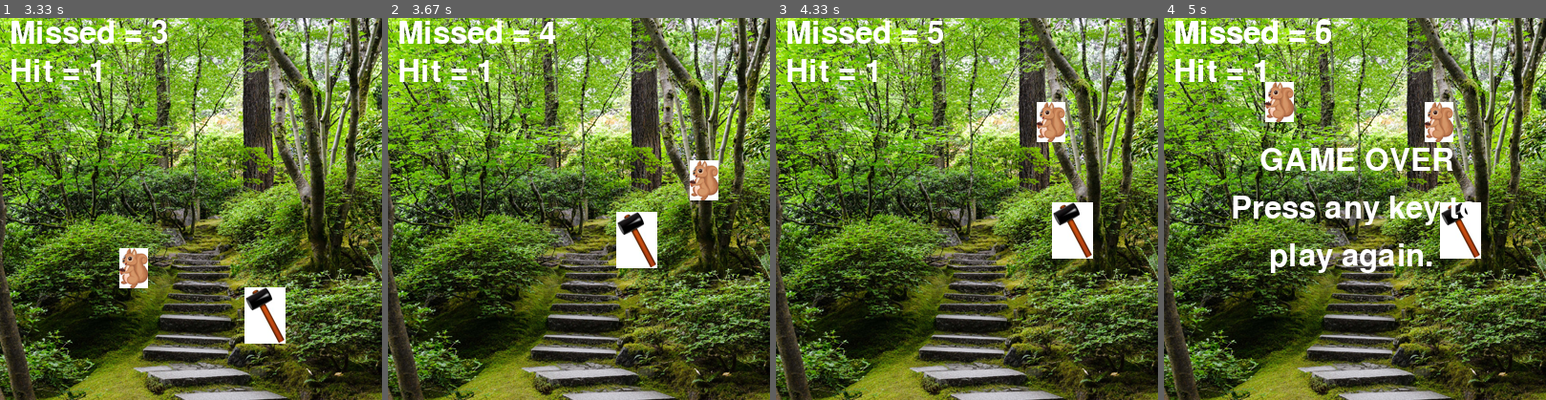
Above: before the commit, frames 1-4 (left to right).
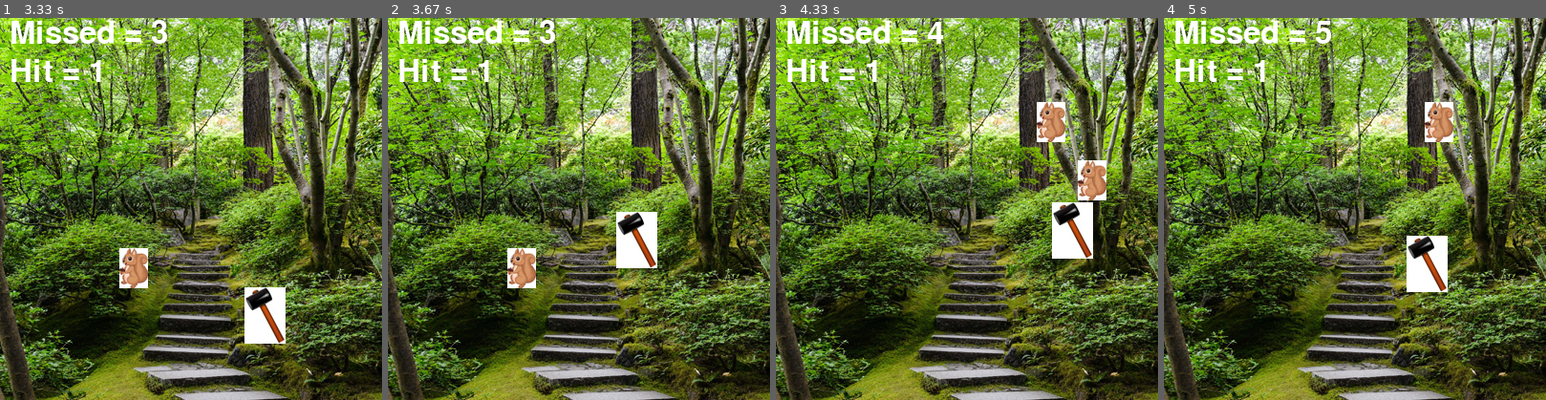
Above: after the commit, the same moments.

Repository: ihrom/HammerTimePygame
Game: pygame game, started from hammertime.py
The game is run twice, just before and just after one commit, with the same random seed, the same clock (stepped at 60 frames per second) and the same inputs.
Inputs (mouse positions are in pixels of both pictures, inside the frame that each line leads up to):
- Up to frame 1 (3.33 s): tap Enter at 0.33 s; press the mouse at (236, 243) at 0.7 s; move the mouse to (160, 155) at 0.8 s; release the mouse at (91, 67) at 0.93 s; click (141, 235) at 1.08 s; press the mouse at (236, 243) at 1.53 s; move the mouse to (271, 220) at 1.63 s; release the mouse at (309, 201) at 1.77 s; press the mouse at (236, 243) at 1.87 s; move the mouse to (255, 178) at 1.97 s; release the mouse at (275, 117) at 2.1 s; press the mouse at (236, 243) at 2.2 s; move the mouse to (141, 178) at 2.3 s; release the mouse at (49, 117) at 2.43 s; press the mouse at (236, 243) at 2.53 s; move the mouse to (206, 293) at 2.63 s; release the mouse at (175, 342) at 2.77 s; click (320, 319) at 2.88 s; press the mouse at (320, 319) at 3.2 s; move the mouse to (263, 315) at 3.3 s
- Up to frame 2 (3.67 s): release the mouse at (594, 312) at 3.43 s; press the mouse at (708, 319) at 3.53 s; move the mouse to (636, 239) at 3.63 s
- Up to frame 3 (4.33 s): release the mouse at (951, 159) at 3.77 s; press the mouse at (1096, 319) at 3.87 s; move the mouse to (1012, 197) at 3.97 s; release the mouse at (928, 75) at 4.1 s; click (1073, 231) at 4.22 s
- Up to frame 4 (5 s): press the mouse at (1461, 231) at 4.53 s; move the mouse to (1435, 216) at 4.63 s; release the mouse at (1412, 209) at 4.77 s; press the mouse at (1461, 231) at 4.87 s; move the mouse to (1427, 262) at 4.97 s

Frame 1 is identical in both runs. In frame 2, 1.7% of the frame differs, in the area x 31-87%, y 0-71%; in frame 3, 0.9%; in frame 4, 8.3%, in the area x 3-83%, y 0-72%.

Commit message:
Added mouse click as part of hitting squirrel.

Diff:
--- a/hammertime.py
+++ b/hammertime.py
@@ -1,12 +1,10 @@
 # Hammer Time
-# by Ivan H.
-# May 21, 2014
+# by Ivan Hromada and Derek Uskert
 
 import pygame, sys, random
 from pygame.locals import *
 
 TEXTCOLOR = (255,255,255)
-BACKGROUNDCOLOR = (0,0,0)
 
 def presstostart():
     while True:
@@ -61,54 +59,25 @@
     randomTimer = 0
 
     while True:
+        gameClock.tick(30)
+        swing = 0
+
         for event in pygame.event.get():
             if event.type == QUIT:
                 pygame.quit()
                 sys.exit()
-
-            if event.type == KEYDOWN:
-                if event.key == K_LEFT or event.key == ord('a'):
-                    moveRight = False
-                    moveLeft = True
-                if event.key == K_RIGHT or event.key == ord('d'):
-                    moveLeft = False
-                    moveRight = True
-                if event.key == K_UP or event.key == ord('w'):
-                    moveDown = False
-                    moveUp = True
-                if event.key == K_DOWN or event.key == ord('s'):
-                    moveUp = False
-                    moveDown = True
-
             if event.type == KEYUP:
                 if event.key == K_ESCAPE:
                     pygame.quit()
                     sys.exit()
 
-                if event.key == K_LEFT or event.key == ord('a'):
-                    moveLeft = False
-                if event.key == K_RIGHT or event.key == ord('d'):
-                    moveRight = False
-                if event.key == K_UP or event.key == ord('w'):
-                    moveUp = False
-                if event.key == K_DOWN or event.key == ord('s'):
-                    moveDown = False
-
             if event.type == MOUSEMOTION:
                 hammerRect.move_ip(event.pos[0] - hammerRect.centerx, event.pos[1] - hammerRect.centery)
-
-        if moveUp and hammerRect.top > 0:
-            hammerRect.move_ip(0,-5)
-        if moveRight and hammerRect.right < 400:
-            hammerRect.move_ip(5,0)
-        if moveDown and hammerRect.bottom < 400:
-            hammerRect.move_ip(0,5)
-        if moveLeft and hammerRect.left > 0:
-            hammerRect.move_ip(-5,0)
+            if event.type == MOUSEBUTTONDOWN:
+                swing = event.button
 
         pygame.mouse.set_pos(hammerRect.centerx, hammerRect.centery)
 
-        #gameSurface.fill(forestImage)
         forestRect.topleft = (0,0)
         gameSurface.blit(forestImage, forestRect)
 
@@ -127,7 +96,7 @@
 
         pygame.display.update()
 
-        if hammerRect.colliderect(squirrelRect):
+        if hammerRect.colliderect(squirrelRect) and swing == 1:
             hitsquirrels += 1
             squirrelRect.topleft = (random.randint(0, 400-40), random.randint(0,400-40))
             randomTimer = 0
@@ -147,9 +116,6 @@
             break
 
         randomTimer += randomClock.tick()
-        gameClock.tick(40)
-
-    #gameSurface.fill(BACKGROUNDCOLOR)
 
 
     gamescoremissedobj = gamefont.render('Missed = %s' % (missedsquirrels), 1, TEXTCOLOR)
@@ -177,5 +143,5 @@
     gamenewrect.topleft = ((400/4)+10, (400/3)+100)
     gameSurface.blit(gamenewobj, gamenewrect)
 
-    pygame.display.update()
+    pygame.display.flip()
     presstostart()
